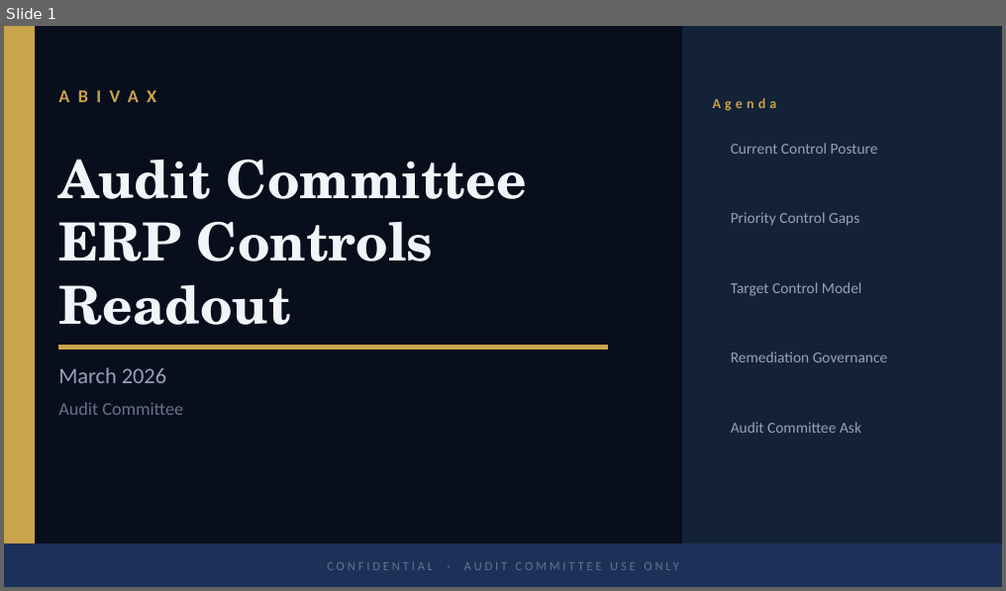
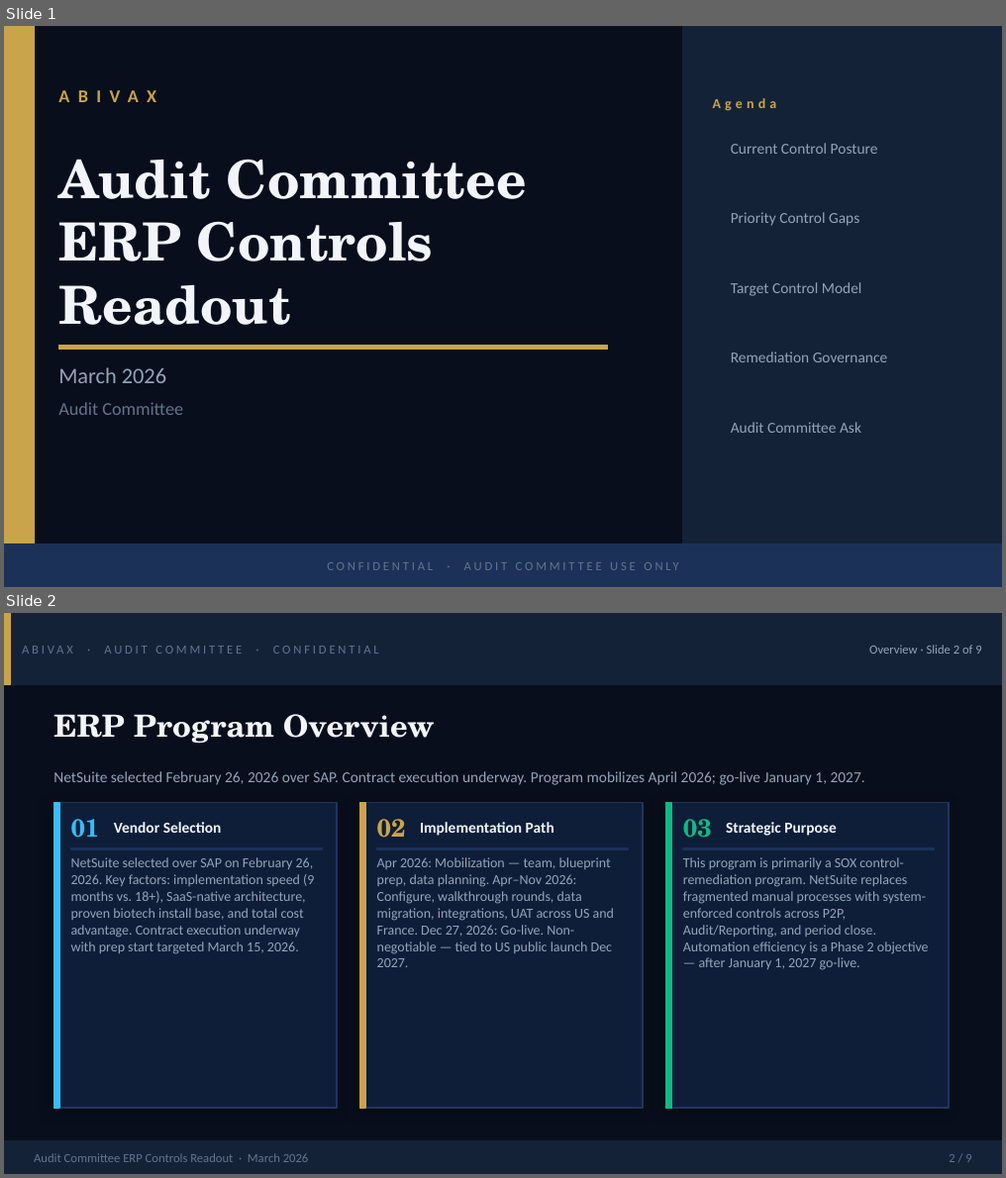
Before and after one commit to markmangroup/abivax, a slide deck: outputs/Audit_Committee_ERP_Controls_Mar2026.pptx. Shown one above the other, each under a label of ours: slide 1 before the commit, slides 1 and 2 after it. The pictures are 1006x591 and 1006x1178 pixels, drawn with LibreOffice and Linux fonts; fonts in the diff are those of the drawing. Boxes give left, top, right and bottom in pixels: in the first picture for what was removed or moved away, otherwise in the second. Text is boxed around its words. In the diff, an @@ line names an element or a change of style, - is before the commit and + after.

```diff
--- a/outputs/Audit_Committee_ERP_Controls_Mar2026.pptx
+++ b/outputs/Audit_Committee_ERP_Controls_Mar2026.pptx
@@ slide 2 added at [4, 613, 1002, 1174], background #080E1C @@
@@ rectangle added at [4, 613, 1002, 685], fill #142238, outline #142238 1 pt @@
@@ rectangle added at [4, 613, 10, 685], fill #C9A44B, outline #C9A44B 1 pt @@
@@ text added at [22, 646, 379, 654], 9 pt, text #64748B @@
+ABIVAX · AUDIT COMMITTEE · CONFIDENTIAL
@@ text added at [869, 645, 981, 654], 9 pt, text #94A3B8 @@
+Overview · Slide 2 of 9
@@ text added at [54, 714, 435, 744], 22 pt, text #F1F5F9, bold @@
+ERP Program Overview
@@ text added at [54, 771, 865, 785], 11 pt, text #94A3B8 @@
+NetSuite selected February 26, 2026 over SAP. Contract execution underway. Program mobilizes April 2026; go-live January 1, 2027.
@@ rectangle added at [54, 803, 337, 1108], fill #0E1E38, outline #1E3560 1 pt @@
@@ rectangle added at [54, 803, 59, 1108], fill #38BDF8, outline #38BDF8 1 pt @@
@@ text added at [71, 819, 100, 838], 18 pt, text #38BDF8, bold @@
+01
@@ rectangle added at [360, 803, 643, 1108], fill #0E1E38, outline #1E3560 1 pt @@
@@ rectangle added at [360, 803, 366, 1108], fill #C9A44B, outline #C9A44B 1 pt @@
@@ text added at [377, 819, 406, 838], 18 pt, text #C9A44B, bold @@
+02
@@ rectangle added at [665, 803, 948, 1108], fill #0E1E38, outline #1E3560 1 pt @@
@@ rectangle added at [665, 803, 671, 1108], fill #10B981, outline #10B981 1 pt @@
@@ text added at [683, 819, 712, 838], 18 pt, text #10B981, bold @@
+03
@@ rectangle added at [71, 849, 323, 850], fill #1C3158, outline #1C3158 1 pt @@
@@ text added at [114, 822, 222, 833], 11 pt, text #F1F5F9, bold @@
+Vendor Selection
@@ rectangle added at [377, 849, 629, 850], fill #1C3158, outline #1C3158 1 pt @@
@@ text added at [420, 822, 554, 836], 11 pt, text #F1F5F9, bold @@
+Implementation Path
@@ rectangle added at [682, 849, 934, 850], fill #1C3158, outline #1C3158 1 pt @@
@@ text added at [726, 822, 836, 836], 11 pt, text #F1F5F9, bold @@
+Strategic Purpose
@@ text added at [71, 858, 314, 955], 10 pt, text #94A3B8 @@
+NetSuite selected over SAP on February 26, 2026. Key factors: implementation speed (9 months vs. 18+), SaaS-native architecture, proven biotech install base, and total cost advantage. Contract execution underway with prep start targeted March 15, 2026.
@@ text added at [377, 858, 614, 967], 10 pt, text #94A3B8 @@
+Apr 2026: Mobilization — team, blueprint prep, data planning. Apr–Nov 2026: Configure, walkthrough rounds, data migration, integrations, UAT across US and France. Dec 27, 2026: Go-live. Non-negotiable — tied to US public launch Dec 2027.
@@ text added at [683, 858, 929, 970], 10 pt, text #94A3B8 @@
+This program is primarily a SOX control-remediation program. NetSuite replaces fragmented manual processes with system-enforced controls across P2P, Audit/Reporting, and period close. Automation efficiency is a Phase 2 objective — after January 1, 2027 go-live.
@@ rectangle added at [4, 1142, 1002, 1174], fill #142238, outline #142238 1 pt @@
@@ text added at [34, 1154, 309, 1162], 9 pt, text #64748B @@
+Audit Committee ERP Controls Readout · March 2026
@@ text added at [948, 1155, 971, 1162], 9 pt, text #64748B @@
+2 / 9
```
Also in this commit, not shown: 5 slides changed, 2 other slides added, 11 other files.
